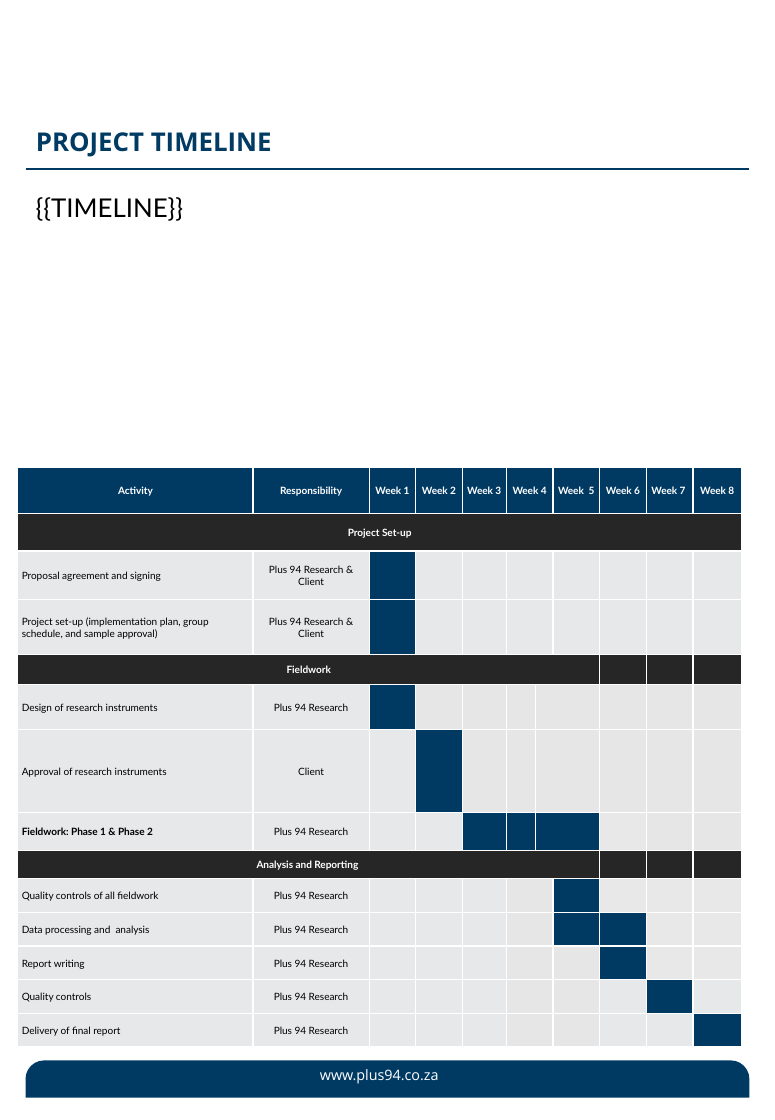
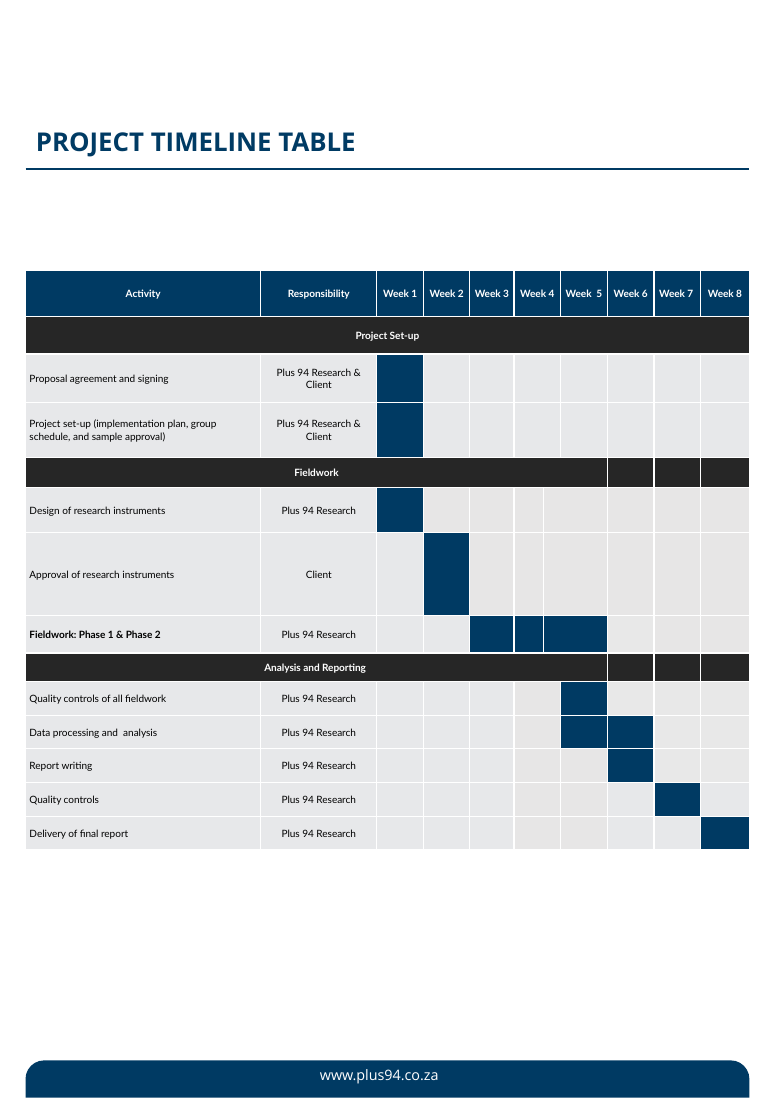
Before and after one commit to codingfaith/AI-Proposal-Generator, a slide deck: slide 15 of assets/template.pptx (slide 14 before the commit). Drawn at 775x1120 pixels with LibreOffice and Linux fonts; fonts in the diff are those of the drawing; background and template pictures are left out. Boxes give left, top, right and bottom in pixels: in the first picture for what was removed or moved away, otherwise in the second. Text is boxed around its words. In the diff, an @@ line names an element or a change of style, - is before the commit and + after.

```diff
--- a/assets/template.pptx
+++ b/assets/template.pptx
@@ title at (x1=36, y1=132, x2=355, y2=157): text changed @@
-PROJECT TIMELINE
+PROJECT TIMELINE TABLE
@@ text removed at (x1=36, y1=197, x2=184, y2=221) @@
-{{TIMELINE}}
@@ table moved from (x1=18, y1=467, x2=742, y2=1047) to (x1=26, y1=270, x2=750, y2=849) @@
```
Also in this commit, not shown: 2 other slides changed, 1 slide added.
